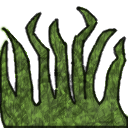
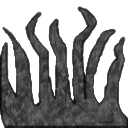
Comparing the layer stacks of the two 128×128 images. Changes:
added group "terminado" with 5 layers above "Color" over [0, 6, 128, 128]
moved "Capa #7" into group "terminado", painted on it over [0, 6, 128, 128]
added group "Color" with 5 layers above "Fondo" over [0, 6, 128, 128]
showed "Capa #6", opacity 50% → 100%, moved it into group "Color", painted on it over [0, 6, 128, 128]
removed layer "trazo" (was 80%) over [0, 6, 128, 128]
hid "Capa #8", moved it into group "Color", painted on it over [0, 7, 128, 128]
